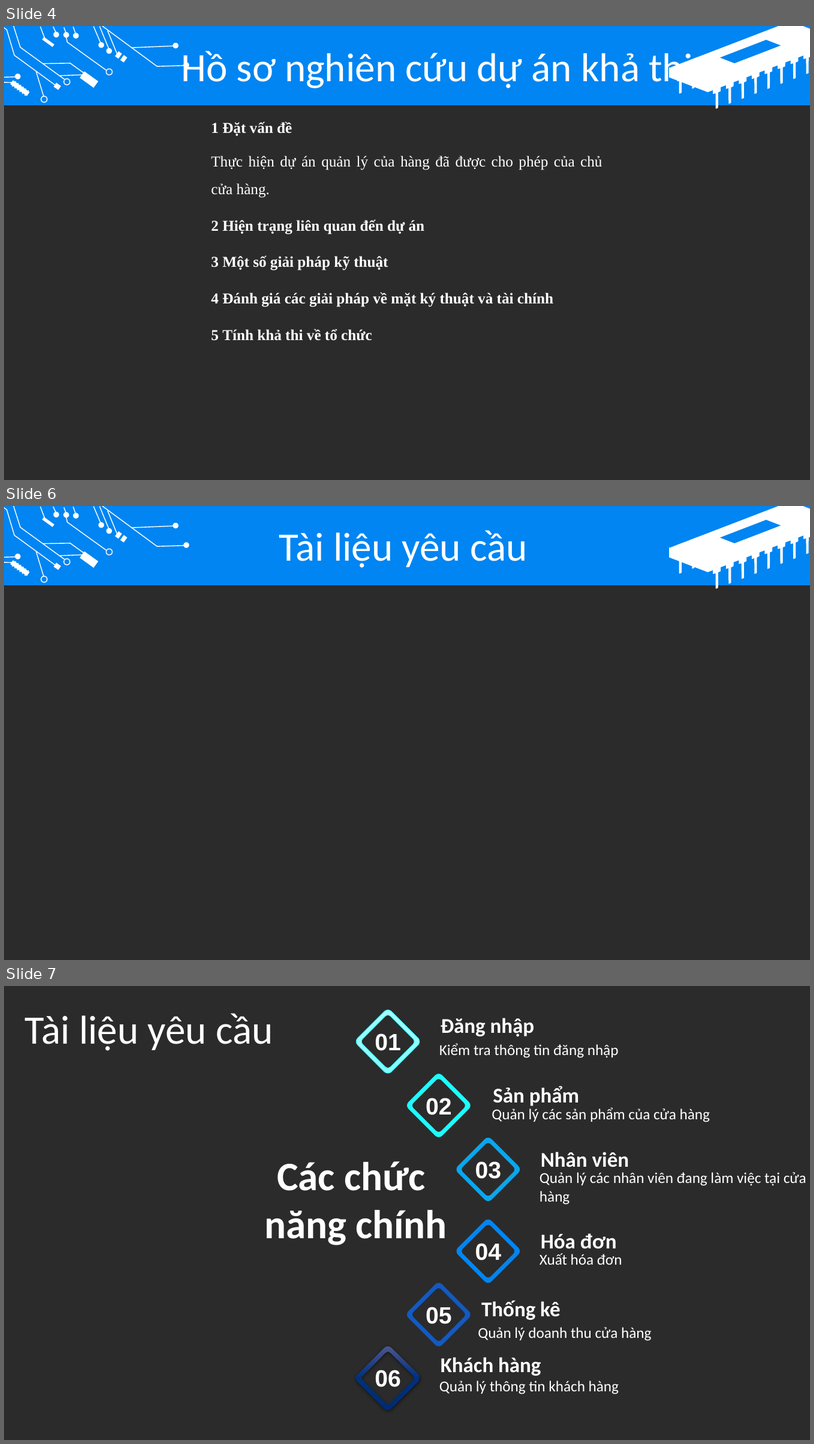
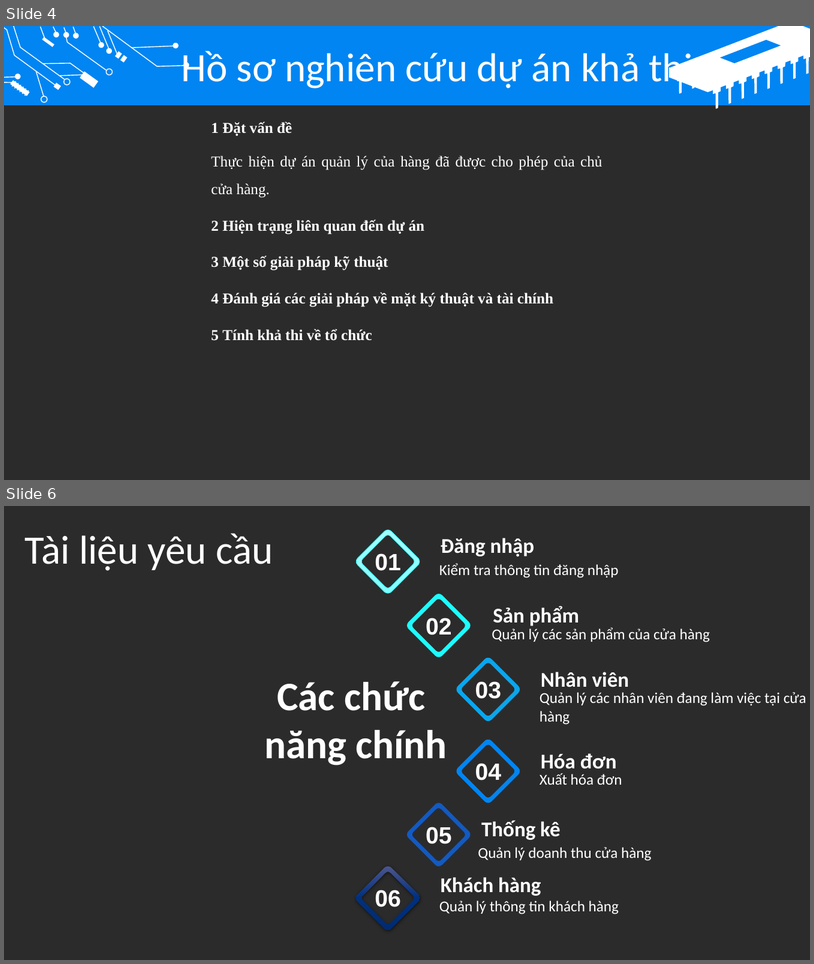
Before and after one commit to VnMinhDz/Nhom4, a slide deck: Power point bài tập lớn.pptx. Shown one above the other, each under a label of ours: slides 4, 6 and 7 before the commit, slides 4 and 6 after it; the slides between them are not shown. The pictures are 814x1444 and 814x964 pixels, drawn with LibreOffice and Linux fonts; fonts in the diff are those of the drawing; background and template pictures are left out; a plain dark background stands for a picture behind light text. Boxes give left, top, right and bottom in pixels: in the first picture for what was removed or moved away, otherwise in the second. Text is boxed around its words. In the diff, an @@ line names an element or a change of style, - is before the commit and + after.

```diff
--- a/Power point bài tập lớn.pptx
+++ b/Power point bài tập lớn.pptx
@@ slide 6 removed at [4, 506, 810, 960], background picture (left out); not listed: 42 template elements that a slide beside it also shows @@
@@ text removed at [279, 530, 527, 568] @@
-Tài liệu yêu cầu
@@ what was slide 7 is now slide 6 @@
```
Also in this commit, not shown: 1 slide changed.
